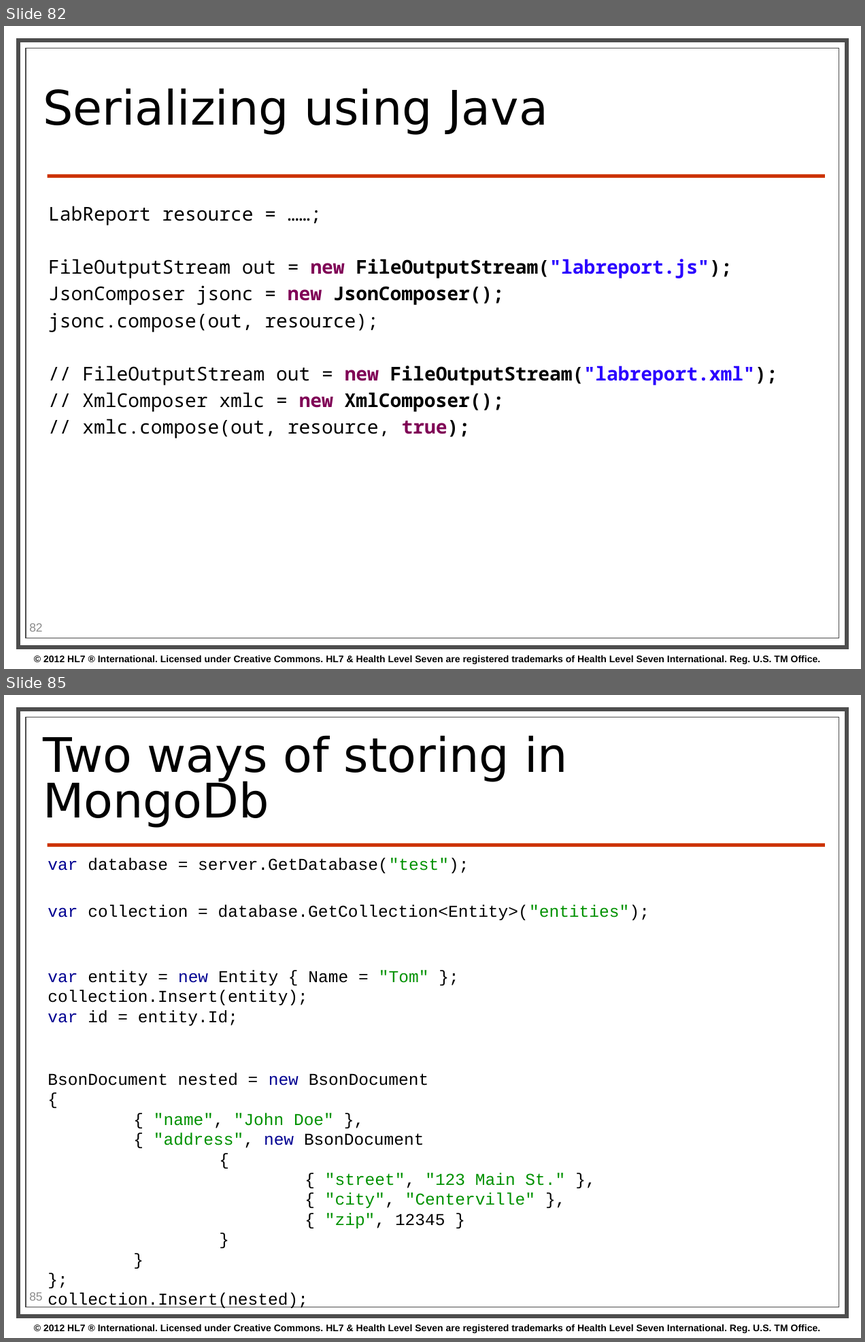
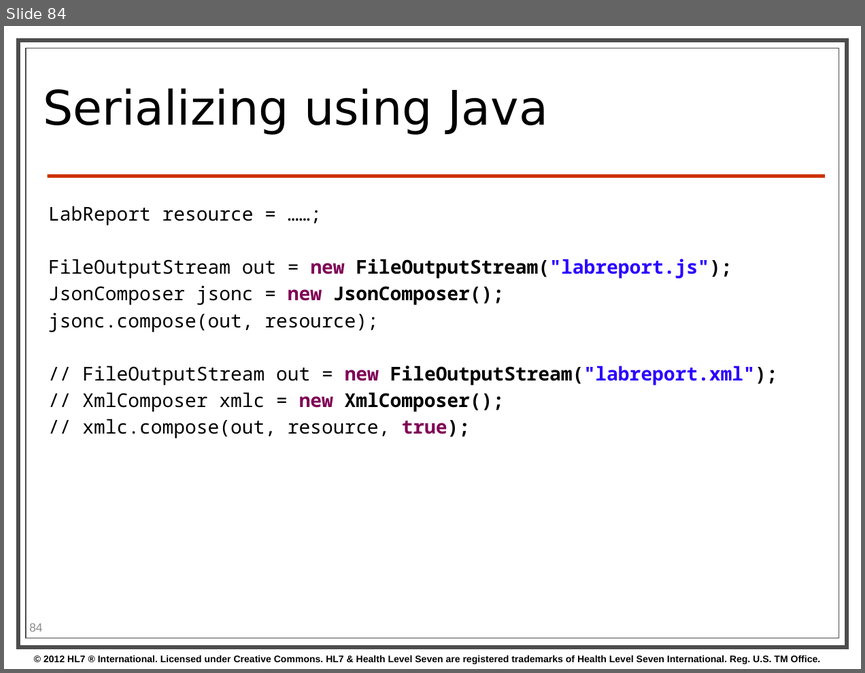
Before and after one commit to vista-novo/fhir, a slide deck: presentations/2013-01 Tutorials/201301 - Phoenix - FhirForDevelopersWGMTutorial.pptx. Shown one above the other, each under a label of ours: slides 82 and 85 before the commit, slide 84 after it; the slides between them are not shown. The pictures are 865x1342 and 865x673 pixels, drawn with LibreOffice and Linux fonts; fonts in the diff are those of the drawing; background and template pictures are left out. Boxes give left, top, right and bottom in pixels: in the first picture for what was removed or moved away, otherwise in the second. Text is boxed around its words. In the diff, an @@ line names an element or a change of style, - is before the commit and + after.

```diff
--- a/presentations/2013-01 Tutorials/201301 - Phoenix - FhirForDevelopersWGMTutorial.pptx
+++ b/presentations/2013-01 Tutorials/201301 - Phoenix - FhirForDevelopersWGMTutorial.pptx
@@ slide 85 removed at [4, 695, 861, 1338], background #FFFFFF; not listed: 4 template elements that a slide beside it also shows @@
@@ title removed at [43, 735, 568, 828] @@
-Two ways of storing in MongoDb
@@ text removed at [48, 858, 468, 873] @@
-var database = server.GetDatabase("test");
@@ text removed at [48, 904, 649, 920] @@
-var collection = database.GetCollection<Entity>("entities");
@@ text removed at [48, 970, 429, 1025] @@
-var entity = new Entity { Name = "Tom" };
-collection.Insert(entity);
-var id = entity.Id;
@@ text removed at [48, 1072, 565, 1308] @@
-BsonDocument nested = new BsonDocument
-{
-{ "name", "John Doe" },
-{ "address", new BsonDocument
-{
-{ "street", "123 Main St." },
-{ "city", "Centerville" },
-{ "zip", 12345 }
-}
-}
-};
-collection.Insert(nested);
@@ page number removed at [29, 1292, 42, 1300] @@
-85
@@ what was slide 82 is now slide 84 @@
@@ page number at [29, 623, 42, 631]: text changed @@
-82
+84
```
Also in this commit, not shown: 5 slides changed, 12 slides added, 2 other slides removed.
